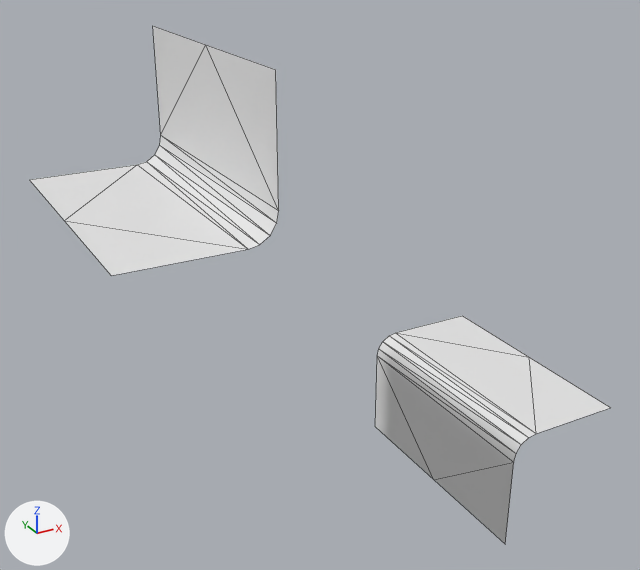
An edit to the OBJ model workshops/w6_polygonization/data/bmc/bmc_tiles/t_102.obj, drawn before and after from the same camera.
Rendered twice from a 50 mm lens placed at (-0.782, -1.59, 0.714), pointed at (-0.011, -0.188, 0.013). The lights are fixed; the arrows at lower left show +X, +Y and +Z. Mesh edges are drawn as thin lines. Where no turn or scale is listed for an object, it has been applied to the vertices.

In view in the first picture: 't_102'.
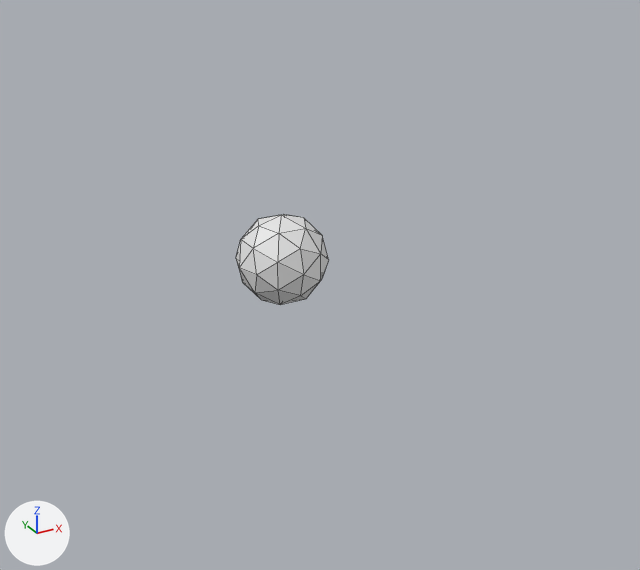
Location of each change, [x1, y1, x2, y2] in pixels of the pictures (640 x 570 px):
't_102', reshaped (84% narrower, 82% shorter)
    before: [30, 26, 610, 543]
    after: [236, 214, 329, 305]
part 1 of me_t_102, added
    after: [236, 214, 329, 305]
part 2 of me_t_102, deleted
    before: [375, 316, 610, 543]
part 3 of me_t_102, deleted
    before: [30, 26, 279, 276]

What the commit changed:
me_t_102 has 32 vertices, 28 faces and spans x -0.5..0.5, y -0.5..0.0, z -0.5..0.5.
me_t_102 is used by ob_t_102; location (0.0, 0.0, 0.0).
me_t_102 part 1: a new loose piece, an icosphere of 80 faces spanning x -0.1..0.1, y -0.1..0.1, z -0.1..0.1.
me_t_102 part 2: the loose piece of 16 vertices spanning x 0.25..0.5, y -0.5..0.0, z -0.5..-0.25 is deleted.
me_t_102 part 3: the loose piece of 16 vertices spanning x -0.5..-0.25, y -0.5..0.0, z 0.25..0.5 is deleted.
